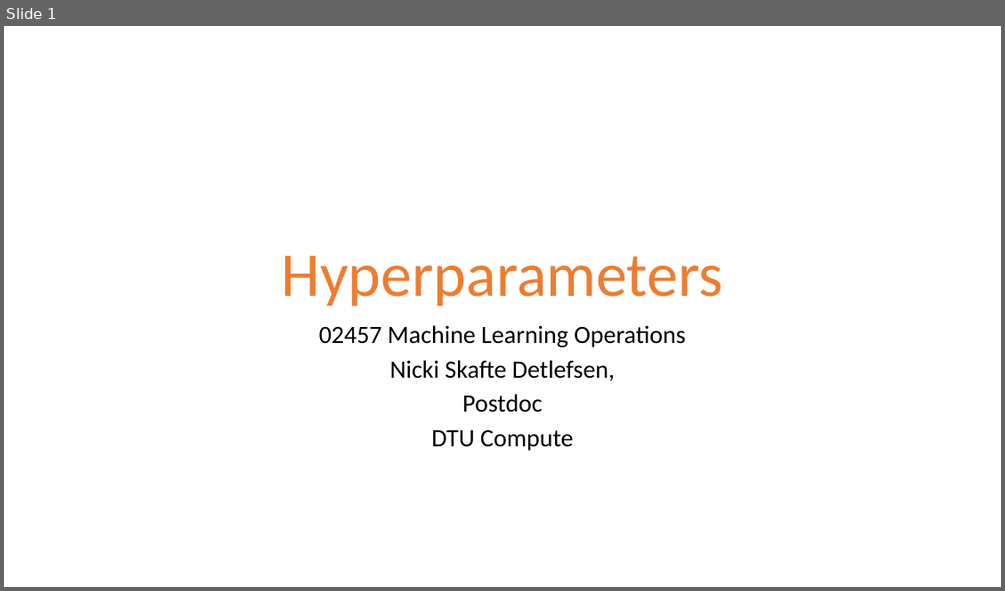
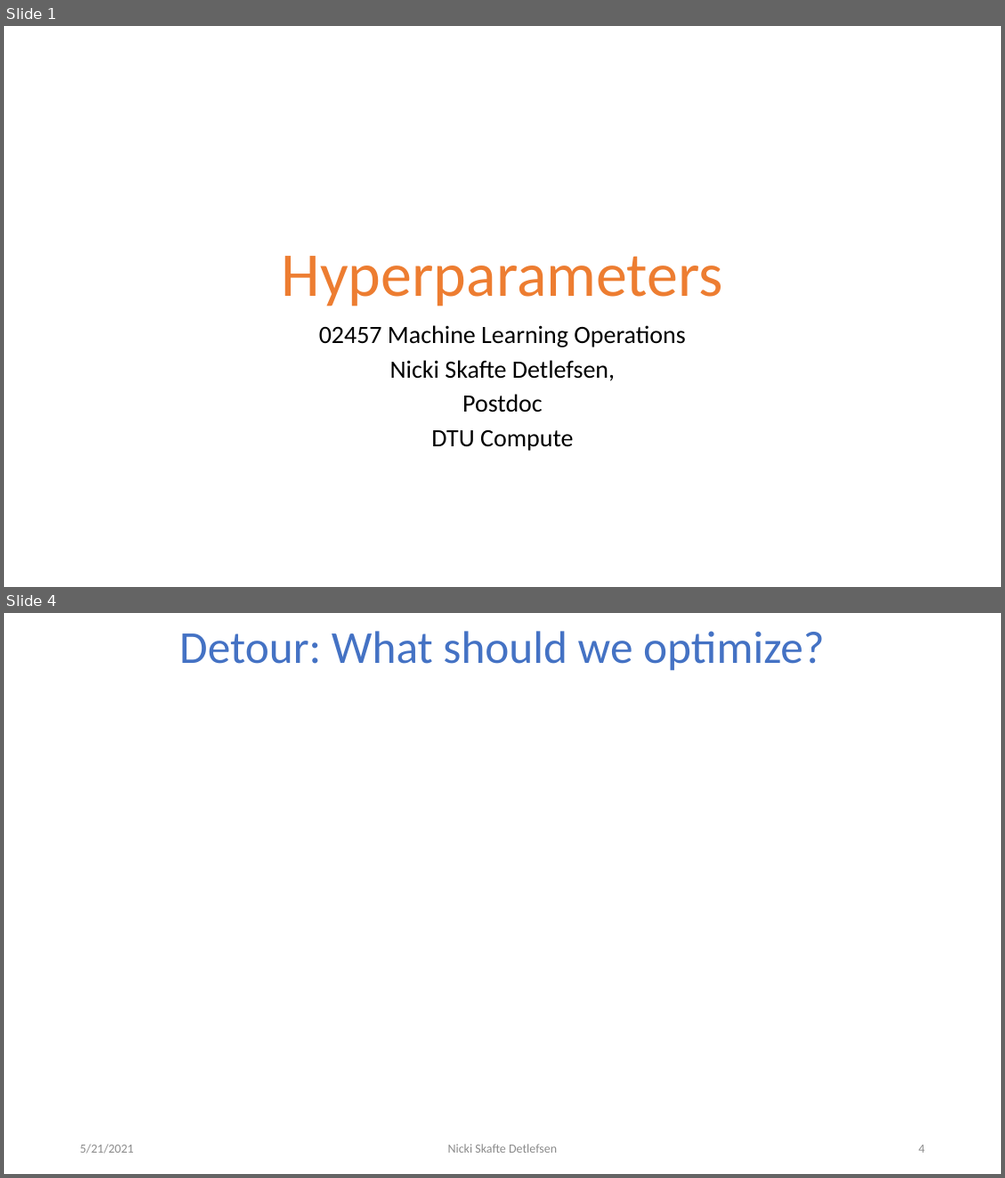
Before and after one commit to DeepEasterbunny/dtu_mlops, a slide deck: 09_crossvalidation_at_scale/Hyperparameters.pptx. Shown one above the other, each under a label of ours: slide 1 before the commit, slides 1 and 4 after it; the slides between them are not shown. The pictures are 1005x591 and 1005x1178 pixels, drawn with LibreOffice and Linux fonts; fonts in the diff are those of the drawing; grey boxes stand for pictures; background and template pictures are left out. Boxes give left, top, right and bottom in pixels: in the first picture for what was removed or moved away, otherwise in the second. Text is boxed around its words. In the diff, an @@ line names an element or a change of style, - is before the commit and + after.

```diff
--- a/09_crossvalidation_at_scale/Hyperparameters.pptx
+++ b/09_crossvalidation_at_scale/Hyperparameters.pptx
@@ slide 4 added at [4, 613, 1001, 1174], background #FFFFFF @@
@@ title added at [179, 631, 825, 671], 44 pt, text #4472C4 @@
+Detour: What should we optimize?
@@ text added at [80, 1143, 133, 1153], 12 pt, text #8C8C8C @@
+5/21/2021
@@ text added at [448, 1143, 557, 1152], 12 pt, text #8C8C8C @@
+Nicki Skafte Detlefsen
@@ page number added at [918, 1144, 924, 1152], 12 pt, text #8C8C8C @@
+4
```
Also in this commit, not shown: 7 slides changed, 6 other slides added, 2 other files.
